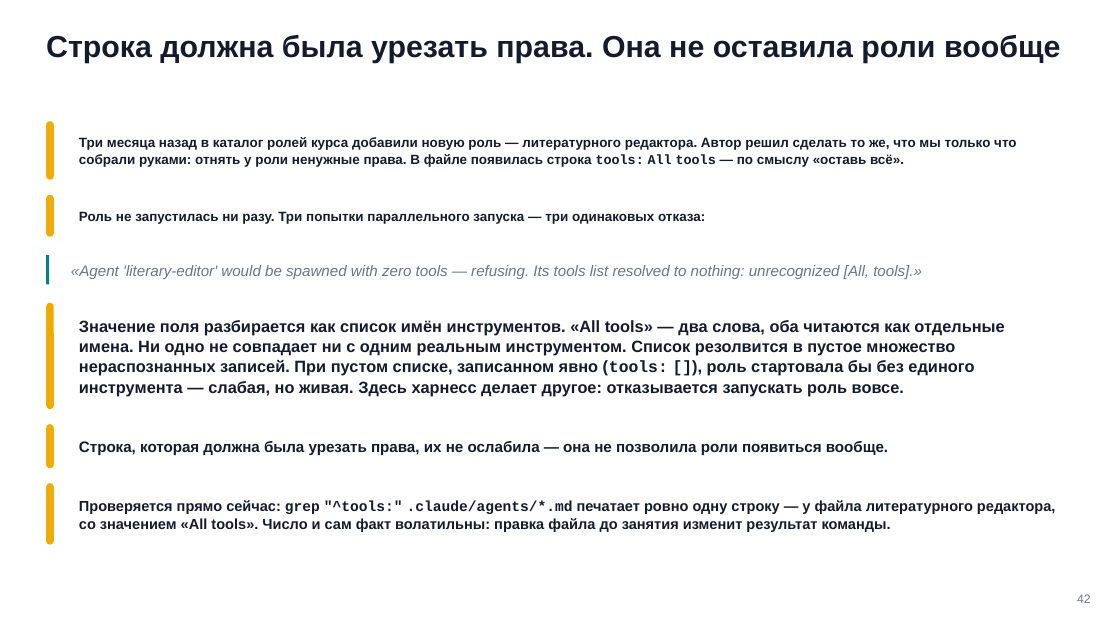
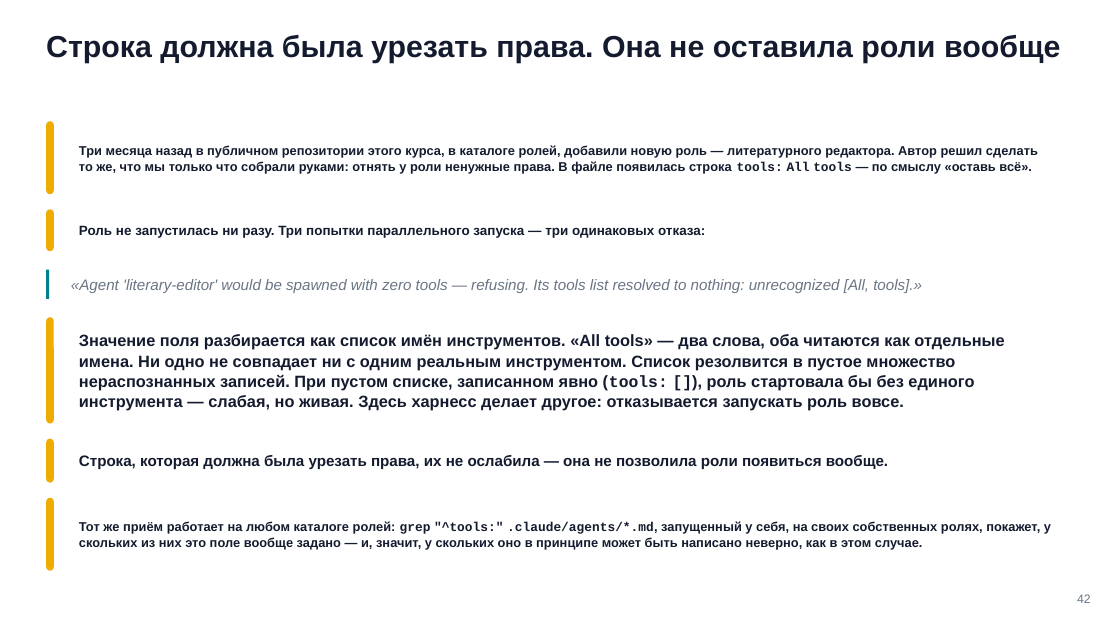
Before and after one commit to tellina-study/AI-usage-lessons, a slide deck: slide 42 of library/seminars/sem-06/rendered/sem-06.pptx. Drawn at 1120x630 pixels with LibreOffice and Linux fonts; fonts in the diff are those of the drawing. Boxes give left, top, right and bottom in pixels: in the first picture for what was removed or moved away, otherwise in the second. Text is boxed around its words. In the diff, an @@ line names an element or a change of style, - is before the commit and + after.

```diff
--- a/library/seminars/sem-06/rendered/sem-06.pptx
+++ b/library/seminars/sem-06/rendered/sem-06.pptx
@@ rounded rectangle: place and size @@
-rounded rectangle at box(46, 121, 54, 180)
+rounded rectangle at box(46, 121, 54, 194)
@@ text at box(79, 145, 1038, 173): text changed; size 11.5 to 11 pt @@
-Три месяца назад в каталог ролей курса добавили новую роль — литературного редактора. Автор решил сделать то же, что мы только что собрали руками: отнять у роли ненужные права. В файле появилась строка tools: All tools — по смыслу «оставь всё».
+Три месяца назад в публичном репозитории этого курса, в каталоге ролей, добавили новую роль — литературного редактора. Автор решил сделать то же, что мы только что собрали руками: отнять у роли ненужные права. В файле появилась строка tools: All tools — по смыслу «оставь всё».
@@ 4 texts, 3 rounded rectangles, 1 rectangle: place and size @@
-4 texts, 3 rounded rectangles, 1 rectangle at box(46, 195, 1004, 468)
+4 texts, 3 rounded rectangles, 1 rectangle at box(46, 209, 1004, 482)
@@ rounded rectangle: place and size @@
-rounded rectangle at box(46, 483, 54, 544)
+rounded rectangle at box(46, 498, 54, 571)
@@ text at box(79, 521, 1051, 550): text changed; size 12.5 to 11 pt @@
-Проверяется прямо сейчас: grep "^tools:" .claude/agents/*.md печатает ровно одну строку — у файла литературного редактора, со значением «All tools». Число и сам факт волатильны: правка файла до занятия изменит результат команды.
+Тот же приём работает на любом каталоге ролей: grep "^tools:" .claude/agents/*.md, запущенный у себя, на своих собственных ролях, покажет, у скольких из них это поле вообще задано — и, значит, у скольких оно в принципе может быть написано неверно, как в этом случае.
```
Also in this commit, not shown: 17 other slides changed, 19 other files.
